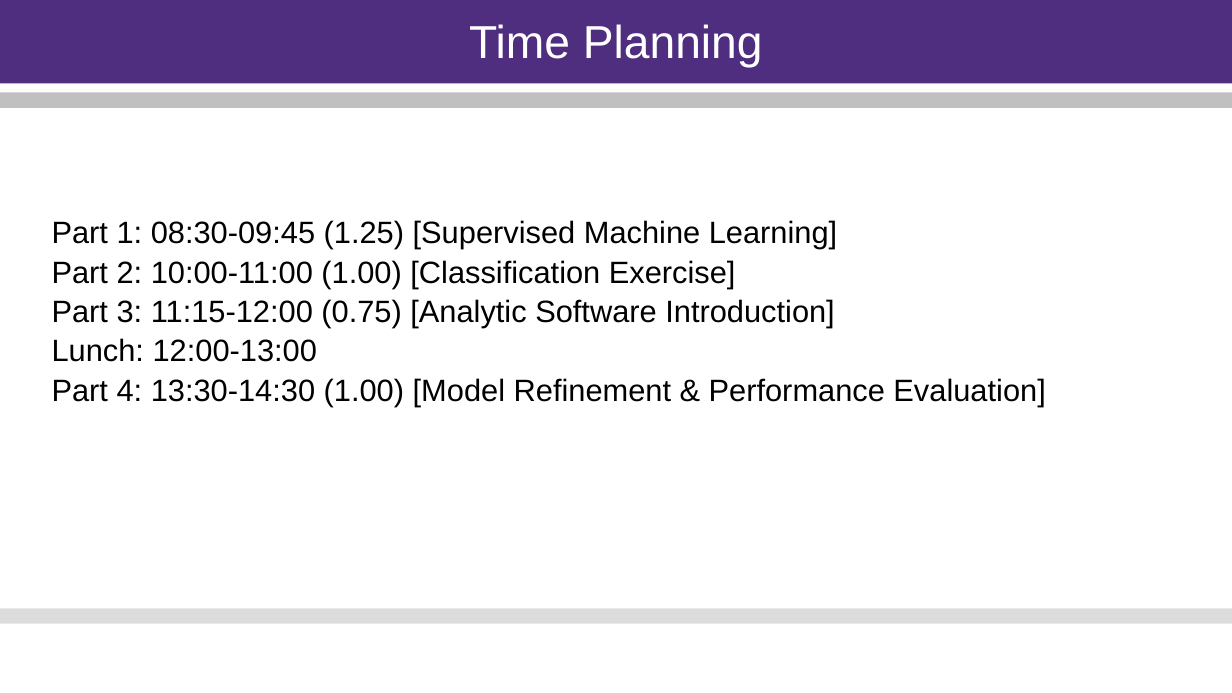
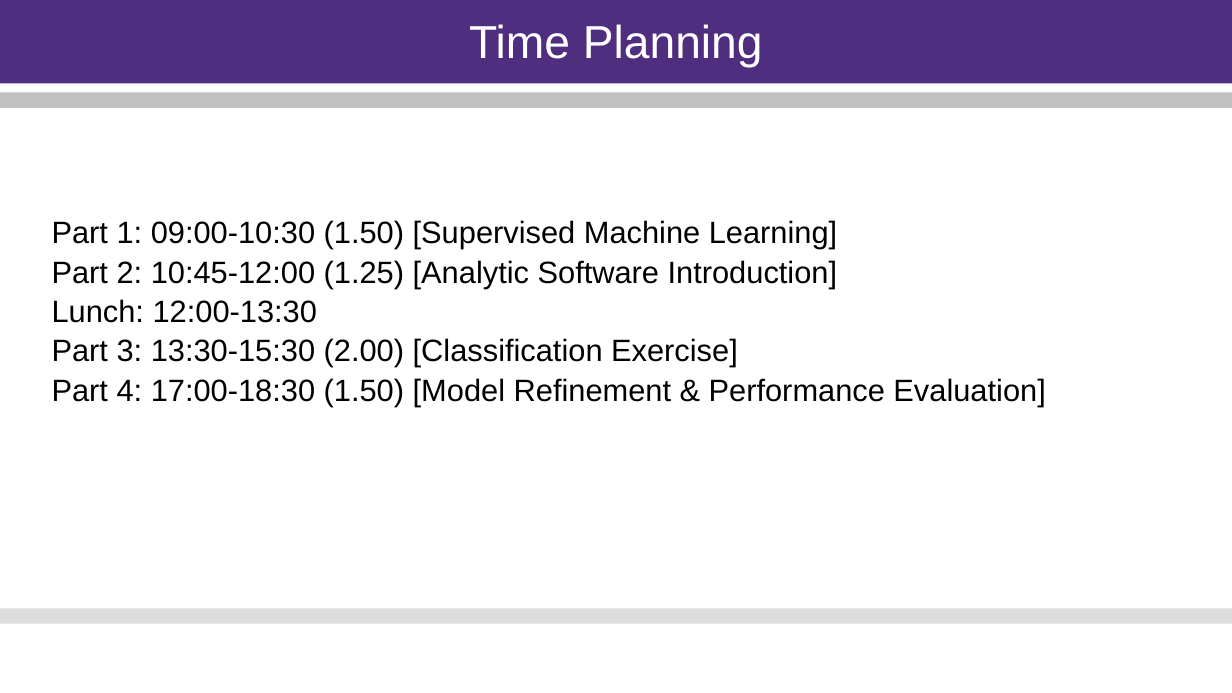
Before and after one commit to justinbkeeler/2023-NAA-Student, a slide deck: slide 2 of 23-0712 - WED - Supervised Machine Learning/23-0712 Supervised Learning.pptx. Drawn at 1232x693 pixels with LibreOffice and Linux fonts; fonts in the diff are those of the drawing. Boxes give left, top, right and bottom in pixels: in the first picture for what was removed or moved away, otherwise in the second. Text is boxed around its words. In the diff, an @@ line names an element or a change of style, - is before the commit and + after.

```diff
--- a/23-0712 - WED - Supervised Machine Learning/23-0712 Supervised Learning.pptx
+++ b/23-0712 - WED - Supervised Machine Learning/23-0712 Supervised Learning.pptx
@@ text at (52,220,1045,406): text changed @@
-Part 1: 08:30-09:45 (1.25) [Supervised Machine Learning]
-Part 2: 10:00-11:00 (1.00) [Classification Exercise]
-Part 3: 11:15-12:00 (0.75) [Analytic Software Introduction]
-Lunch: 12:00-13:00
-Part 4: 13:30-14:30 (1.00) [Model Refinement & Performance Evaluation]
+Part 1: 09:00-10:30 (1.50) [Supervised Machine Learning]
+Part 2: 10:45-12:00 (1.25) [Analytic Software Introduction]
+Lunch: 12:00-13:30
+Part 3: 13:30-15:30 (2.00) [Classification Exercise]
+Part 4: 17:00-18:30 (1.50) [Model Refinement & Performance Evaluation]
```
Also in this commit, not shown: 3 other slides changed, 14 slides removed, 3 other files.
